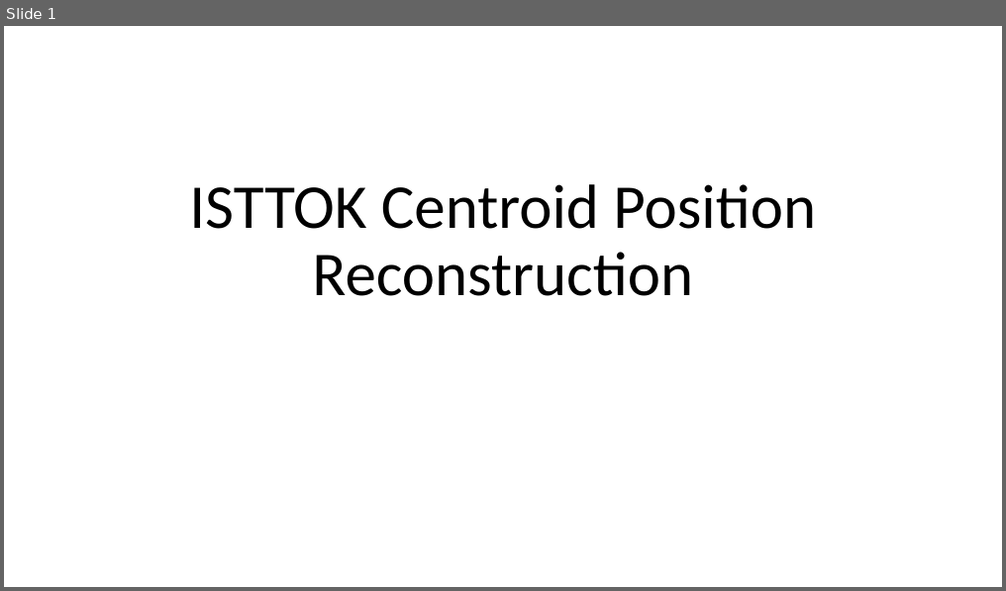
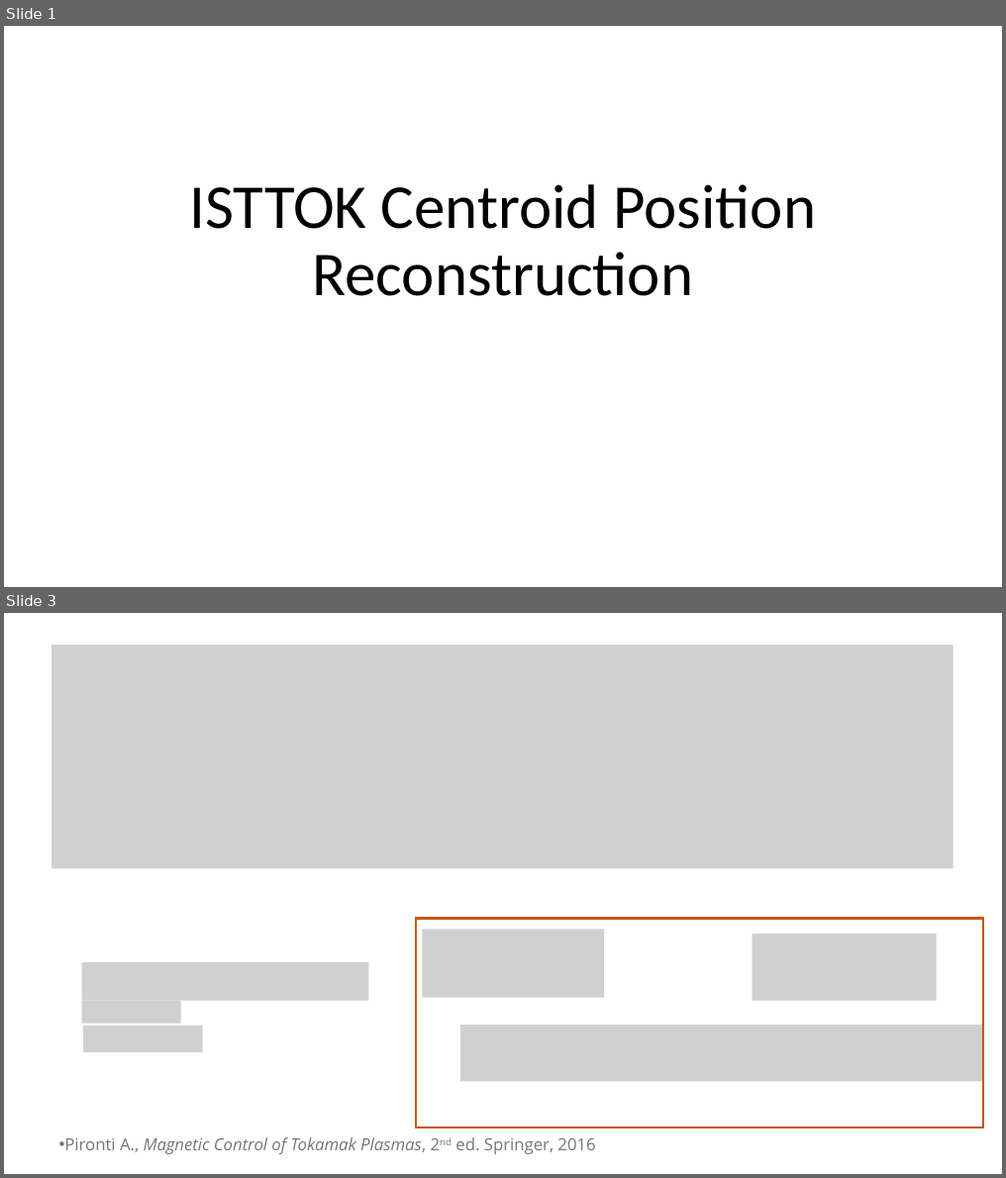
Before and after one commit to Sakbe/Multifilament_noCentralFilament, a slide deck: ISTTOK Centroid Position Reconstruction.pptx. Shown one above the other, each under a label of ours: slide 1 before the commit, slides 1 and 3 after it; the slides between them are not shown. The pictures are 1006x591 and 1006x1178 pixels, drawn with LibreOffice and Linux fonts; fonts in the diff are those of the drawing; grey boxes stand for pictures. Boxes give left, top, right and bottom in pixels: in the first picture for what was removed or moved away, otherwise in the second. Text is boxed around its words. In the diff, an @@ line names an element or a change of style, - is before the commit and + after.

```diff
--- a/ISTTOK Centroid Position Reconstruction.pptx
+++ b/ISTTOK Centroid Position Reconstruction.pptx
@@ slide 3 added at (4,613,1002,1174), background #FFFFFF @@
@@ picture added at (52,646,953,869) @@
@@ rectangle added at (416,919,983,1128), outline #C55A11 2.25 pt @@
@@ picture added at (423,930,604,998) @@
@@ picture added at (751,934,936,1001) @@
@@ picture added at (82,962,368,1001) @@
@@ picture added at (82,1001,180,1023) @@
@@ picture added at (83,1026,203,1053) @@
@@ picture added at (460,1025,984,1081) @@
@@ text added at (64,1138,595,1155), 16 pt, text #777777, italic @@
+• Pironti A., Magnetic Control of Tokamak Plasmas, 2nd ed. Springer, 2016
```
Also in this commit, not shown: 1 slide changed, 4 other slides added, 1 slide removed, 2 other files.
